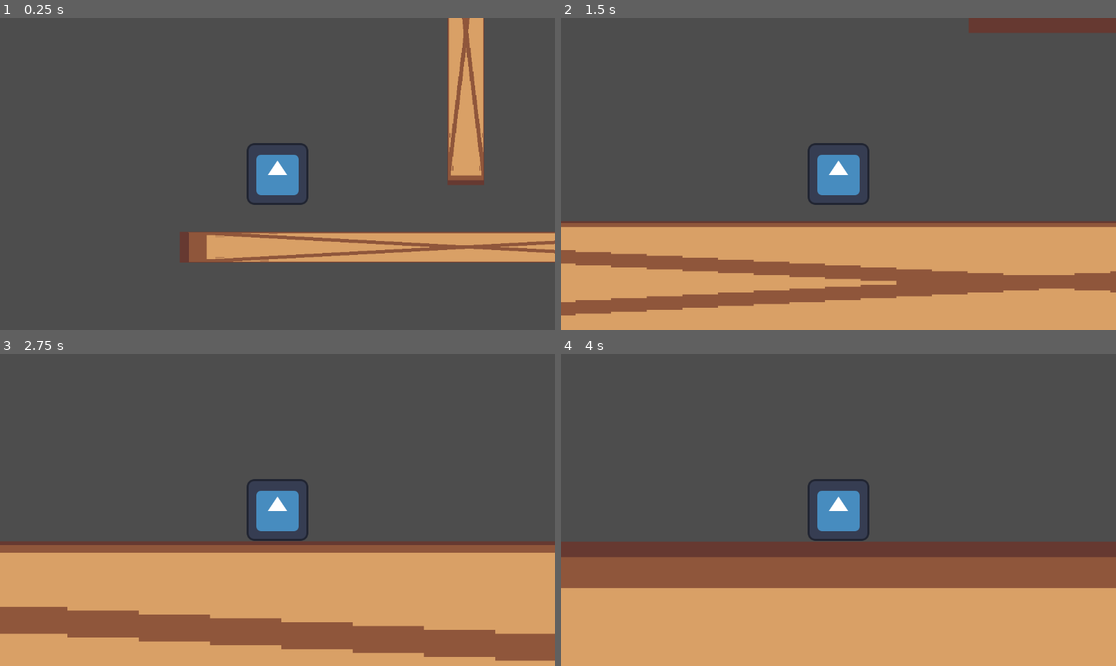
Above: before the commit, frames 1-4 (two rows, left to right).
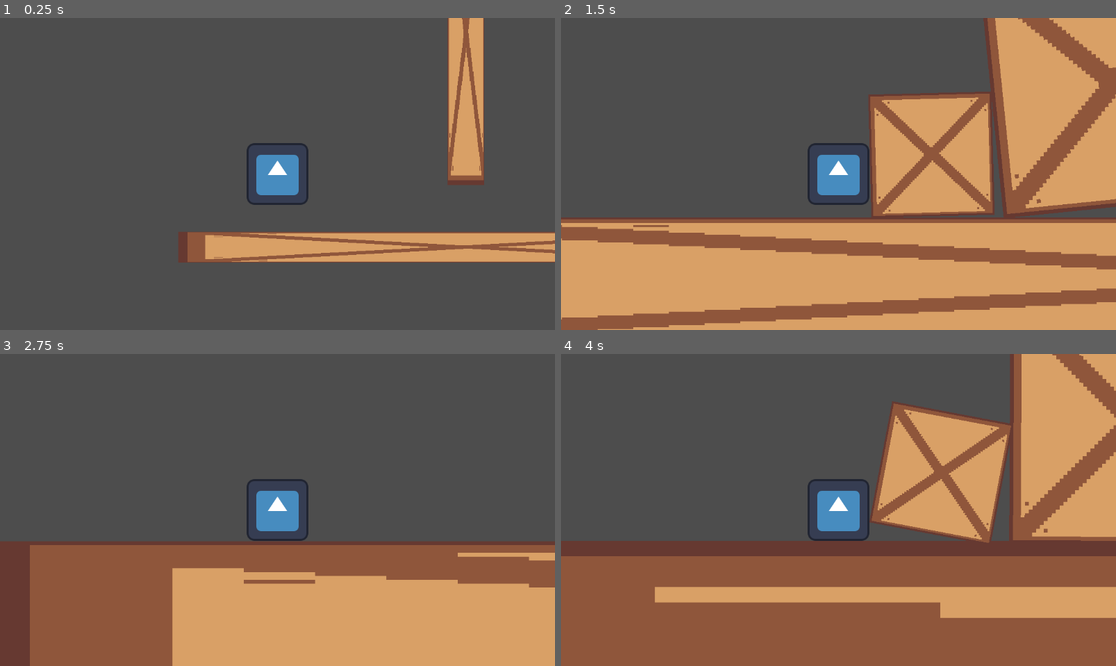
Above: after the commit, the same moments.

Repository: jkuball/splittle-bocks
Game: Godot game, scene res://scenes/playground.tscn
The game is run twice, just before and just after one commit, with the same random seed, the same clock (stepped at 60 frames per second) and the same inputs. The engine's default icon, where the game draws it, is replaced by a stand-in: a white triangle on a blue panel in a dark square.
Inputs:
- Up to frame 1 (0.25 s): no input
- Up to frame 2 (1.5 s): hold D (player_right) from 0.53 s (still down); tap Space (player_splittle) at 0.6, 1.35 s
- Up to frame 3 (2.75 s): release D (player_right) at 2.03 s; hold A (player_left) from 2.03 s (still down); tap Space (player_splittle) at 2.1 s
- Up to frame 4 (4 s): release A (player_left) at 2.78 s; hold D (player_right) from 2.78 s (still down); tap Space (player_splittle) at 2.85, 3.6 s; tap Enter at 3.5 s

The runs differ from the first frame. In frame 1, 0.1% of the frame differs, in the area x 32-100%, y 68-79%; in frame 2, 42%, in the area x 0-100%, y 0-100%; in frame 3, 20%; in frame 4, 41%.

Commit message:
Scale Bocks prototype

Diff:
--- a/scenes/bocks.tscn
+++ b/scenes/bocks.tscn
@@ -7,8 +7,9 @@
 
 [node name="Bocks" type="RigidBody2D"]
 
-[node name="Bocks" type="Sprite2D" parent="."]
+[node name="CollisionShape2D" type="CollisionShape2D" parent="."]
+scale = Vector2(2, 2)
+shape = SubResource("RectangleShape2D_5db8f")
+
+[node name="Bocks" type="Sprite2D" parent="CollisionShape2D"]
 texture = ExtResource("1_aun37")
-
-[node name="CollisionShape2D" type="CollisionShape2D" parent="."]
-shape = SubResource("RectangleShape2D_5db8f")
--- a/scenes/playground.tscn
+++ b/scenes/playground.tscn
@@ -10,7 +10,7 @@
 spawn_target = NodePath("..")
 
 [node name="Wall" parent="." instance=ExtResource("3_2hrnh")]
-position = Vector2(573, 636)
+position = Vector2(570.485, 636)
 
 [node name="Wall2" parent="." instance=ExtResource("3_2hrnh")]
 position = Vector2(575, 192)
--- a/scripts/player_movement.gd
+++ b/scripts/player_movement.gd
@@ -9,6 +9,7 @@
 const SPEED = 300.0
 const JUMP_VELOCITY = -400.0
 
+var bocksScale = 1.0
 
 func _physics_process(delta: float) -> void:
 	# Add the gravity.
@@ -19,6 +20,13 @@
 	if Input.is_action_just_pressed("player_splittle"):
 		var bocks = Bocks.instantiate()
 		spawn_target.add_child(bocks)
+
+		## Prototype bocks scaling ##
+		bocks.get_child(0).apply_scale(Vector2(bocksScale,bocksScale))
+		bocksScale = bocksScale/2
+		bocks.set_global_position(get_global_position())
+		## /Prototype bocks scaling/ ##
+
 		apply_scale(Vector2(0.5,0.5))
 		splittle.emit(Vector2(2, 2))
 
Not shown: 1 places in scenes/bocks.tscn that only renumber resources
